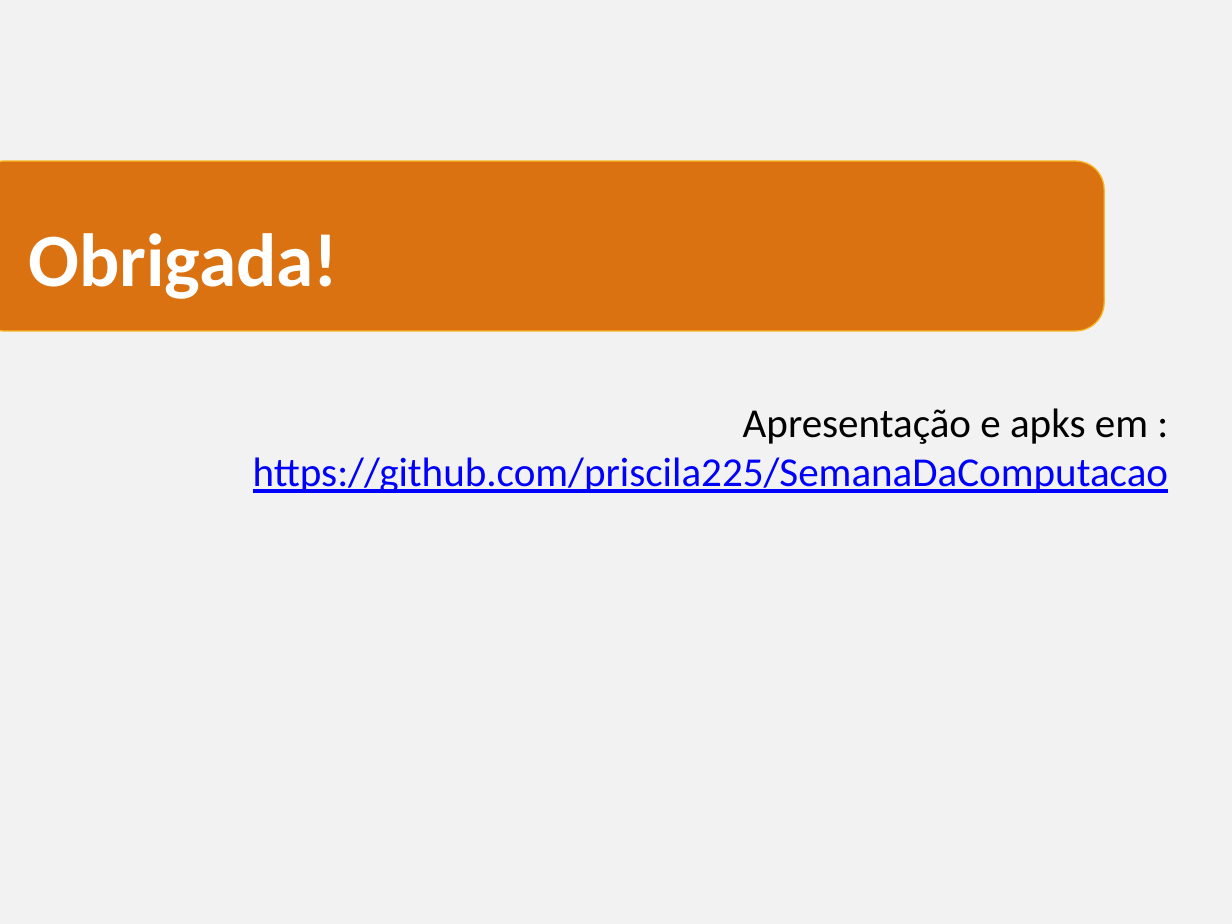
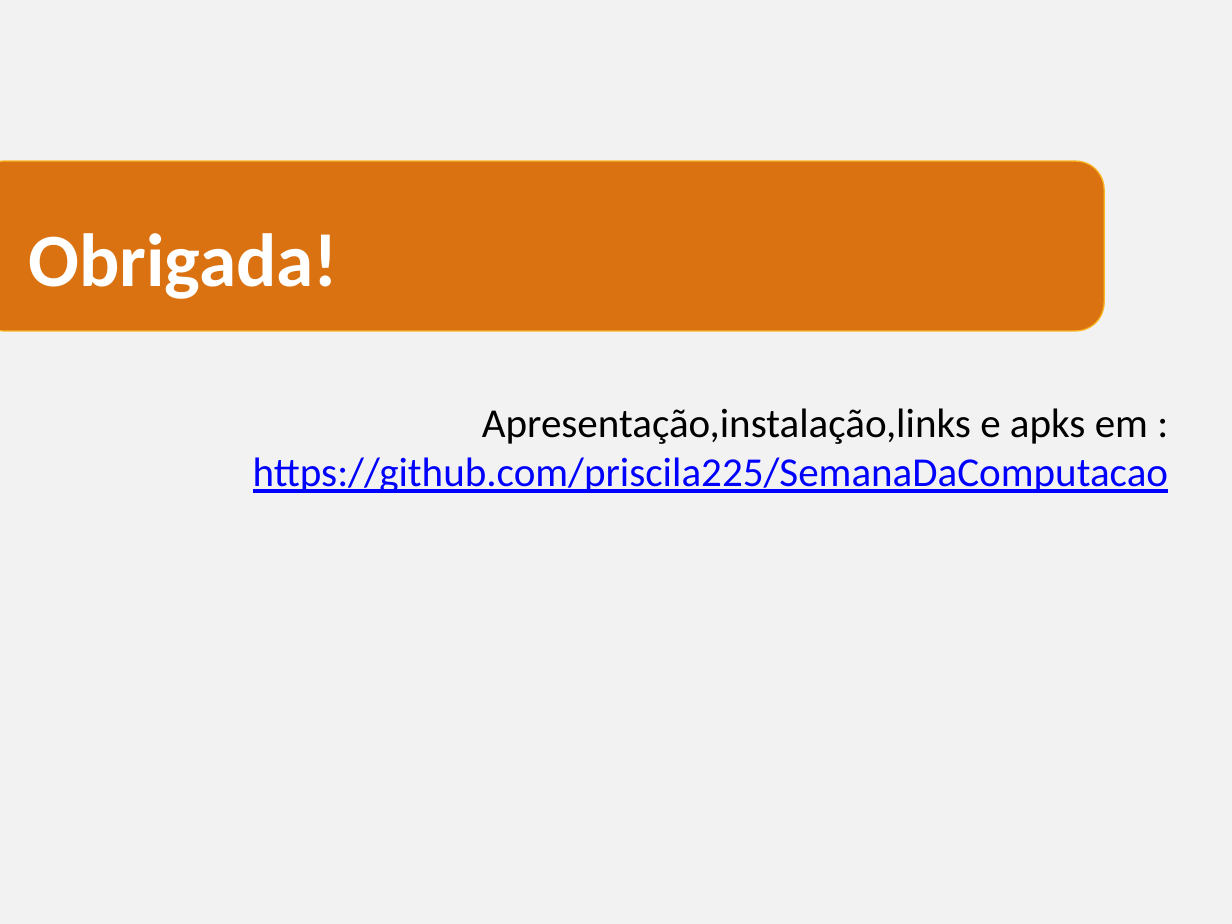
Before and after one commit to priscila225/SemanaDaComputacao, a slide deck: slide 19 of Inatel - Seguranca em dispositivos Android.pptx. Drawn at 1232x924 pixels with LibreOffice and Linux fonts; fonts in the diff are those of the drawing; background and template pictures are left out. Boxes give left, top, right and bottom in pixels: in the first picture for what was removed or moved away, otherwise in the second. Text is boxed around its words. In the diff, an @@ line names an element or a change of style, - is before the commit and + after.

```diff
--- a/Inatel - Seguranca em dispositivos Android.pptx
+++ b/Inatel - Seguranca em dispositivos Android.pptx
@@ text at box(253, 408, 1168, 493): text changed @@
-Apresentação e apks em : https://github.com/priscila225/SemanaDaComputacao
+Apresentação,instalação,links e apks em : https://github.com/priscila225/SemanaDaComputacao
```
Also in this commit, not shown: 5 other slides changed.
